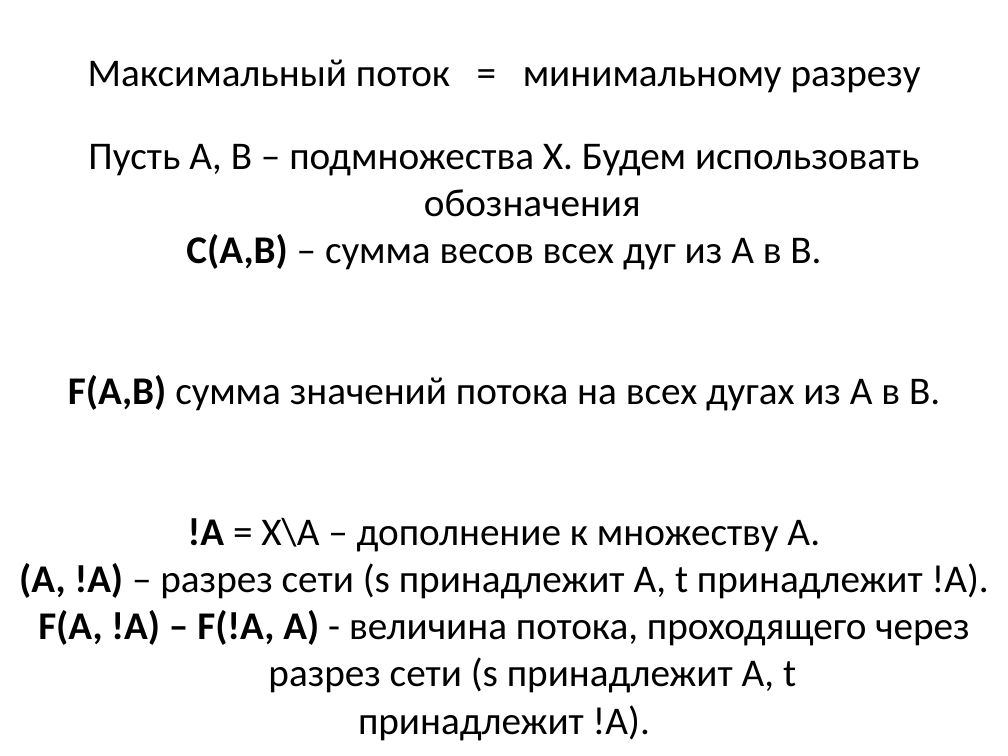
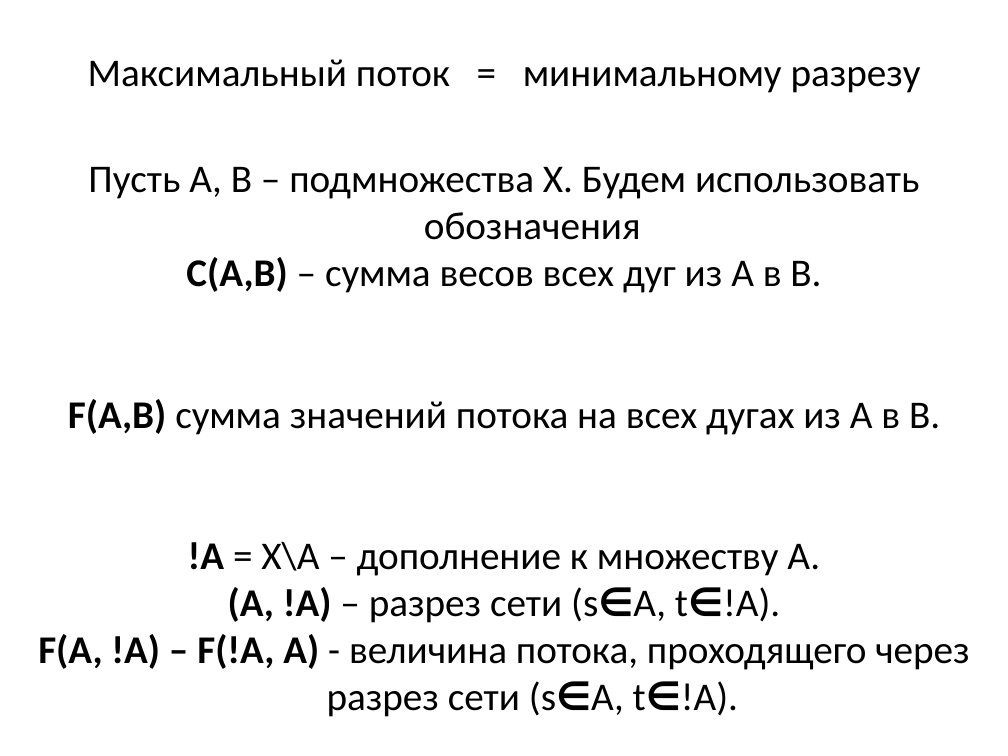
Before and after one commit to SteinbergOB/ANG, a slide deck: slide 92 of Презентации/Лекция 4.pptx (slide 77 before the commit). Drawn at 1008x756 pixels with LibreOffice and Linux fonts; fonts in the diff are those of the drawing. Boxes give left, top, right and bottom in pixels: in the first picture for what was removed or moved away, otherwise in the second. Text is boxed around its words. In the diff, an @@ line names an element or a change of style, - is before the commit and + after.

```diff
--- a/Презентации/Лекция 4.pptx
+++ b/Презентации/Лекция 4.pptx
@@ text at [38,587,969,717]: text changed @@
-(A, !A) – разрез сети (s принадлежит A, t принадлежит !A).
-F(A, !A) – F(!A, A) - величина потока, проходящего через разрез сети (s принадлежит A, t
-принадлежит !A).
+(A, !A) – разрез сети (s∈A, t∈!A).
+F(A, !A) – F(!A, A) - величина потока, проходящего через разрез сети (s∈A, t∈!A).
```
Also in this commit, not shown: 54 other slides changed, 61 slides added, 1 slide removed.
